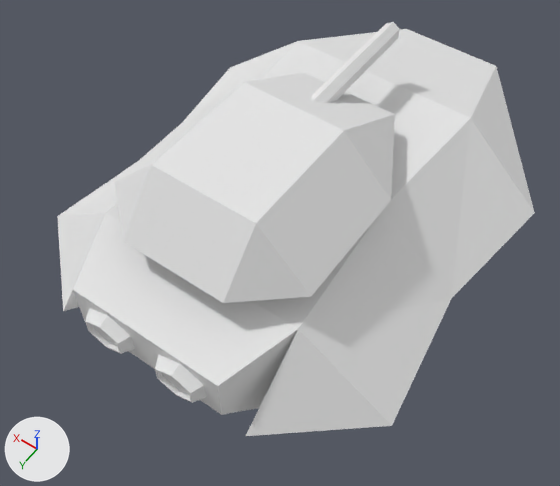
The OBJ model res/tank.obj: old version first, new version second.
One viewpoint serves both versions: a camera (50 mm lens) standing at (-2.31, 3.68, 5.37) and looking at (-0.04, 0.52, 0.39). The axes (+X, +Y, +Z) are drawn at lower left. The lights are the same throughout. Where no turn or scale is listed for an object, it has been applied to the vertices. Vertices at the same position are counted once.
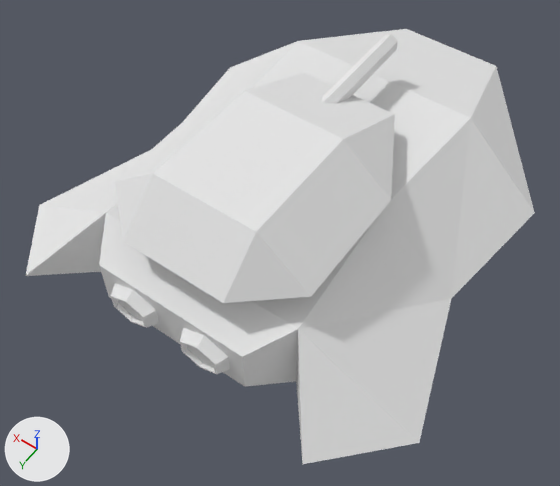
Boxes [x1, y1, x2, y2] around the edits, measured in the pictures (560 x 486 px; the box of a moved part takes in the faces that stretch with it):
```json
{"object": "Cylinder", "change": "reshaped", "before": [57, 22, 535, 436], "after": [26, 29, 535, 464], "on screen": "6% wider"}
{"part": 1, "of": "me_cylinder", "change": "moved or reshaped", "before": [85, 308, 135, 354], "after": [111, 284, 159, 328]}
{"part": 2, "of": "me_cylinder", "change": "moved or reshaped", "before": [155, 355, 206, 403], "after": [180, 328, 230, 374]}
{"part": 3, "of": "me_cylinder", "change": "rebuilt", "before": [311, 22, 400, 103], "after": [322, 34, 398, 103]}
{"part": 4, "of": "me_cylinder", "change": "moved or reshaped", "before": [57, 75, 451, 436], "after": [26, 78, 451, 464]}
```

Scene script edits in JSON lines:
```json
{"block": "me_cylinder", "where": "# used by ob_cylinder; location = (0.0, 0.0, 0.0)"}
{"op": "remove", "block": "me_cylinder", "code": "me_cylinder.from_pydata(...)  # 104 vertices, 174 faces; spans x -1.6..1.6, y -2.48..2.12, z 0.02..1.69"}
{"op": "add", "block": "me_cylinder", "code": "me_cylinder.from_pydata(...)  # 104 vertices, 174 faces; spans x -1.81..1.81, y -2.48..2.0, z 0.02..1.61"}
{"block": "me_cylinder", "change": "me_cylinder part 1: the loose piece of 24 vertices spanning x 0.11..0.53, y 2.0..2.12, z 0.55..0.9 is moved by (0.0, -0.26, 0.0)"}
{"block": "me_cylinder", "change": "me_cylinder part 2: the loose piece of 24 vertices spanning x -0.53..-0.11, y 2.0..2.12, z 0.55..0.9 is moved by (0.0, -0.26, 0.0)"}
{"block": "me_cylinder", "change": "me_cylinder part 3: the loose piece of 12 vertices spanning x -0.06..0.06, y -1.11..0.14, z 1.37..1.55 is rebuilt with 12 vertices and now spans x -0.06..0.06, y -1.11..0.14, z 1.26..1.43"}
{"block": "me_cylinder", "change": "me_cylinder part 4"}
{"block": "me_cylinder", "change": "2 vertices are removed from x -0.43..0.43, y 0.3, z 1.69"}
{"block": "me_cylinder", "change": "8 faces are deleted"}
{"block": "me_cylinder", "change": "4 vertices in x -0.64..0.64, y 2.03, z 0.53..0.93 move by (0.0, -0.26, 0.0)"}
{"block": "me_cylinder", "change": "10 vertices move from x -1.6..1.6, y 0.22..2.04, z 0.02..1.69 to x -1.81..1.81, y 0.22..2.0, z 0.24..1.61"}
{"block": "me_cylinder", "change": "2 vertices are added at (-0.43, 0.3, 1.61), (0.43, 0.3, 1.61)"}
{"block": "me_cylinder", "change": "8 new faces join them"}
```
